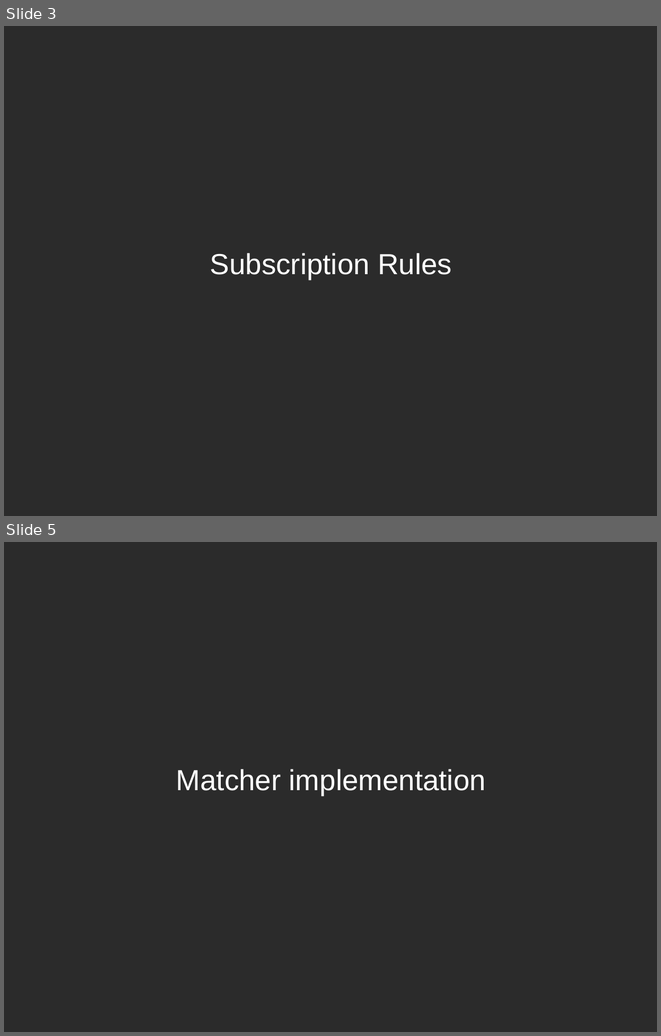
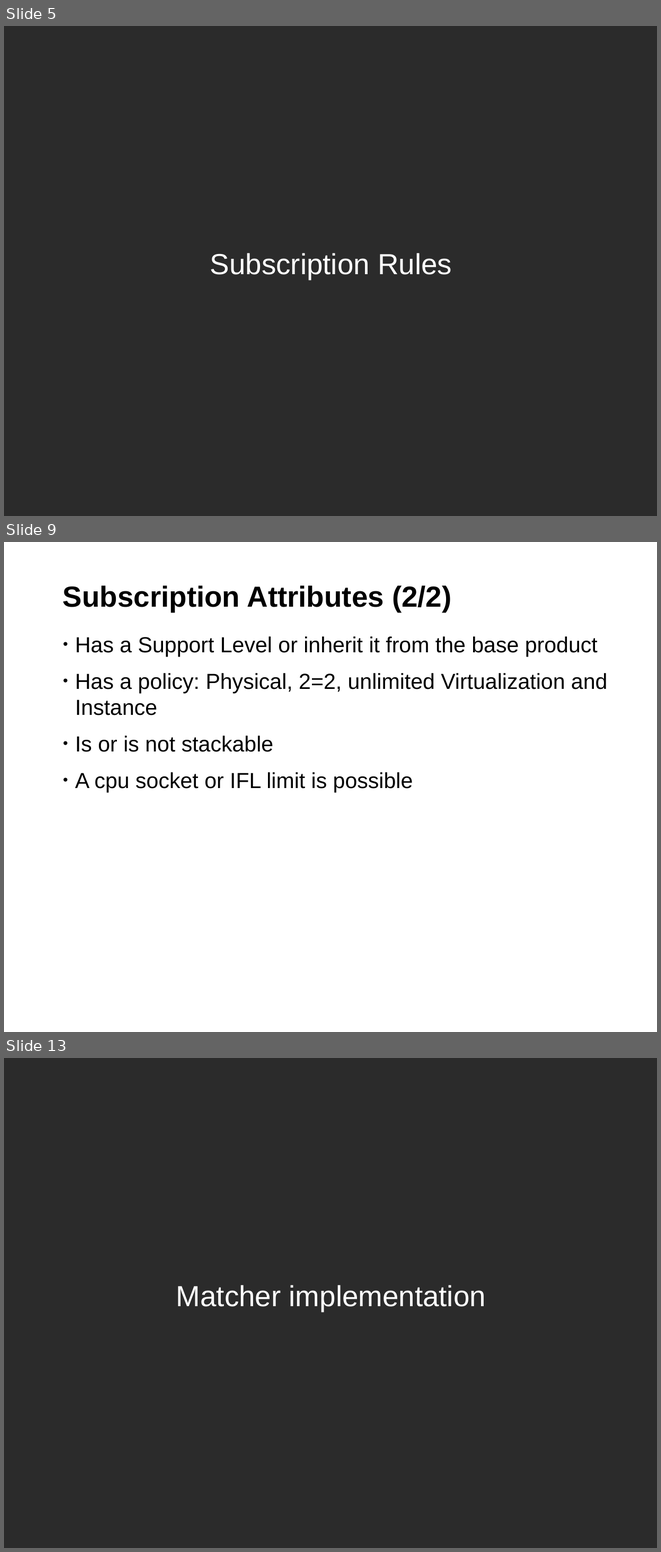
Before and after one commit to hustodemon/subscription-matcher, a slide deck: doc/SubscriptionCounting.odp. Shown one above the other, each under a label of ours: slides 3 and 5 before the commit, slides 5, 9 and 13 after it; the slides between them are not shown. The pictures are 661x1036 and 661x1552 pixels, drawn with LibreOffice and Linux fonts; fonts in the diff are those of the drawing; background and template pictures are left out; a plain dark background stands for a picture behind light text. Boxes give left, top, right and bottom in pixels: in the first picture for what was removed or moved away, otherwise in the second. Text is boxed around its words. In the diff, an @@ line names an element or a change of style, - is before the commit and + after.

Commit message:
update agenda, add introduction and write about Subscription Rules

```diff
--- a/doc/SubscriptionCounting.odp
+++ b/doc/SubscriptionCounting.odp
@@ slide 9 added at bbox=[4, 542, 657, 1032], background #FFFFFF @@
@@ title added at bbox=[63, 585, 452, 612], 32 pt, text #000000, bold @@
+Subscription Attributes (2/2)
@@ text added at bbox=[75, 636, 608, 792], 24 pt, text #000000 @@
+• Has a Support Level or inherit it from the base product
+• Has a policy: Physical, 2=2, unlimited Virtualization and Instance
+• Is or is not stackable
+• A cpu socket or IFL limit is possible
@@ page number added at bbox=[4, 1007, 87, 1032], 11 pt, text #FFFFFF @@
+9
@@ what was slide 3 is now slide 5 @@
@@ what was slide 5 is now slide 13 @@
```
Also in this commit, not shown: 1 slide changed, 8 other slides added, 1 slide removed.
